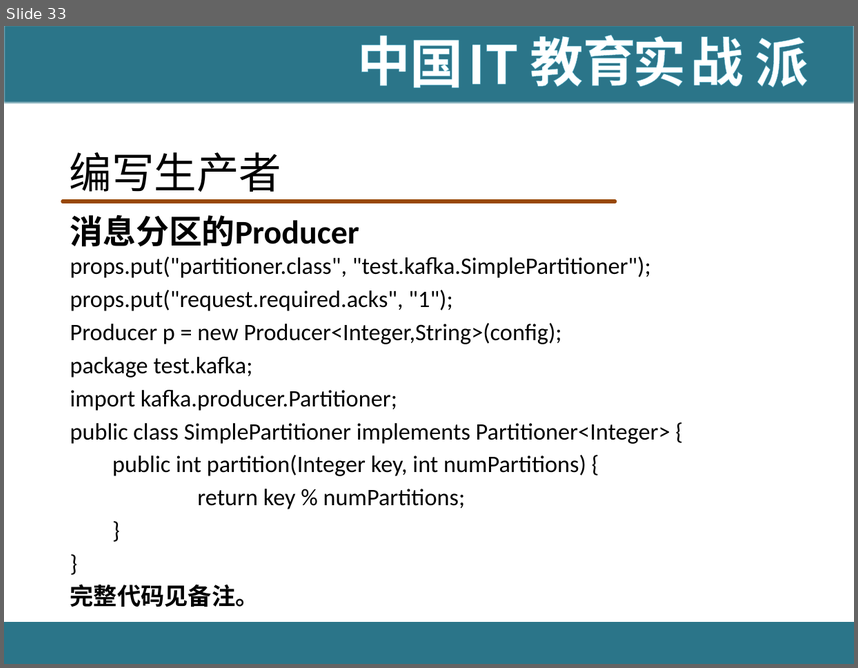
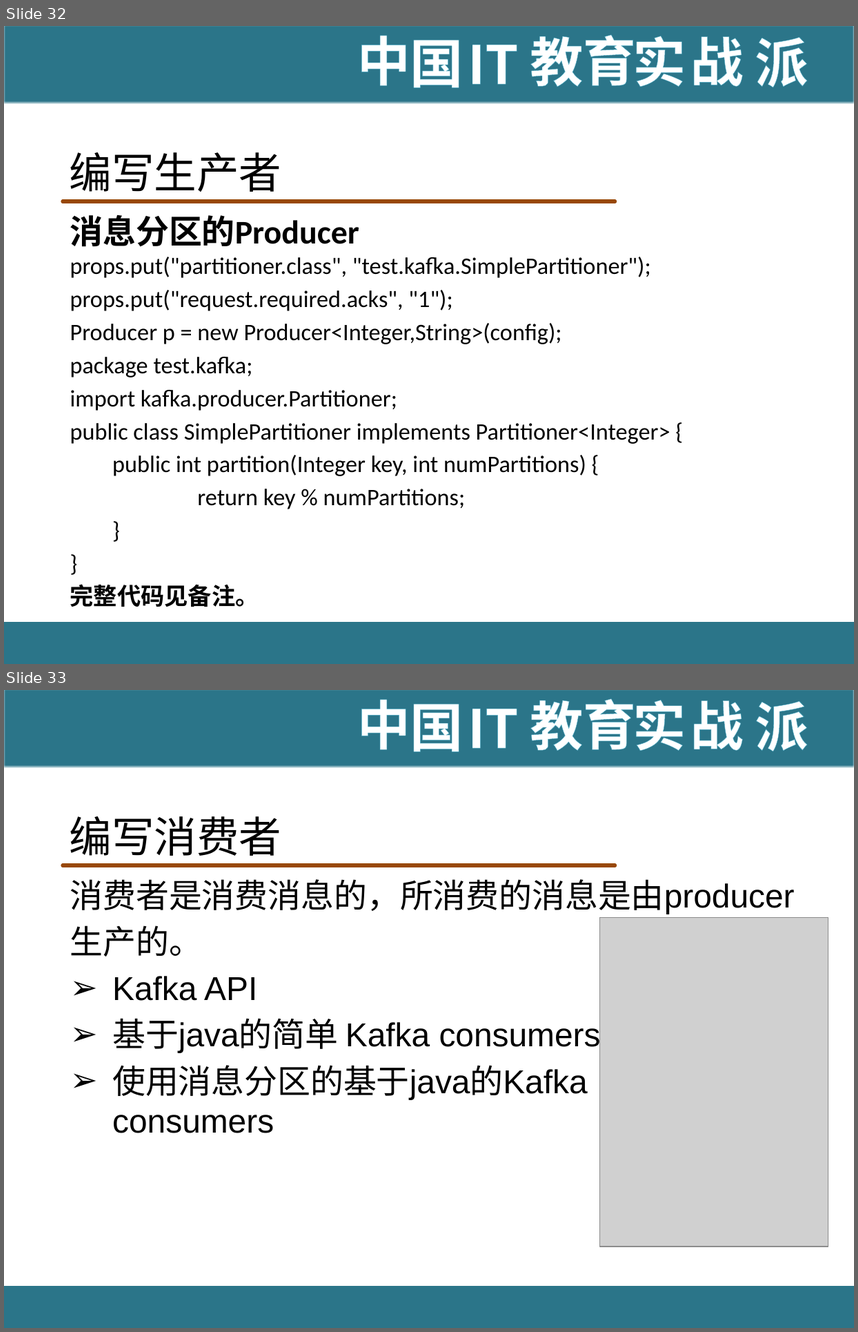
Before and after one commit to hanningxiao/BigData, a slide deck: [IT18掌www.it18zhang.com]Kafka.pptx. Shown one above the other, each under a label of ours: slide 33 before the commit, slides 32 and 33 after it. The pictures are 858x668 and 858x1332 pixels, drawn with LibreOffice and Linux fonts; fonts in the diff are those of the drawing; grey boxes stand for pictures; background and template pictures are left out. Boxes give left, top, right and bottom in pixels: in the first picture for what was removed or moved away, otherwise in the second. Text is boxed around its words. In the diff, an @@ line names an element or a change of style, - is before the commit and + after.

Commit message:
kafka

```diff
--- a/[IT18掌www.it18zhang.com]Kafka.pptx
+++ b/[IT18掌www.it18zhang.com]Kafka.pptx
@@ slide 33 added at box(4, 690, 854, 1328), background #FFFFFF; not listed: 11 template elements that a slide beside it also shows @@
@@ title added at box(70, 816, 282, 856), 36 pt, text #000000 @@
+编写消费者
@@ text added at box(70, 879, 795, 1133), 28 pt, text #000000 @@
+消费者是消费消息的，所消费的消息是由producer
+生产的。
+➢ Kafka API
+➢ 基于java的简单 Kafka consumers
+➢ 使用消息分区的基于java的Kafka
+  consumers
@@ picture added at box(600, 918, 829, 1246) @@
@@ what was slide 33 is now slide 32 @@
```
Also in this commit, not shown: 23 other slides added, 1 slide removed.
